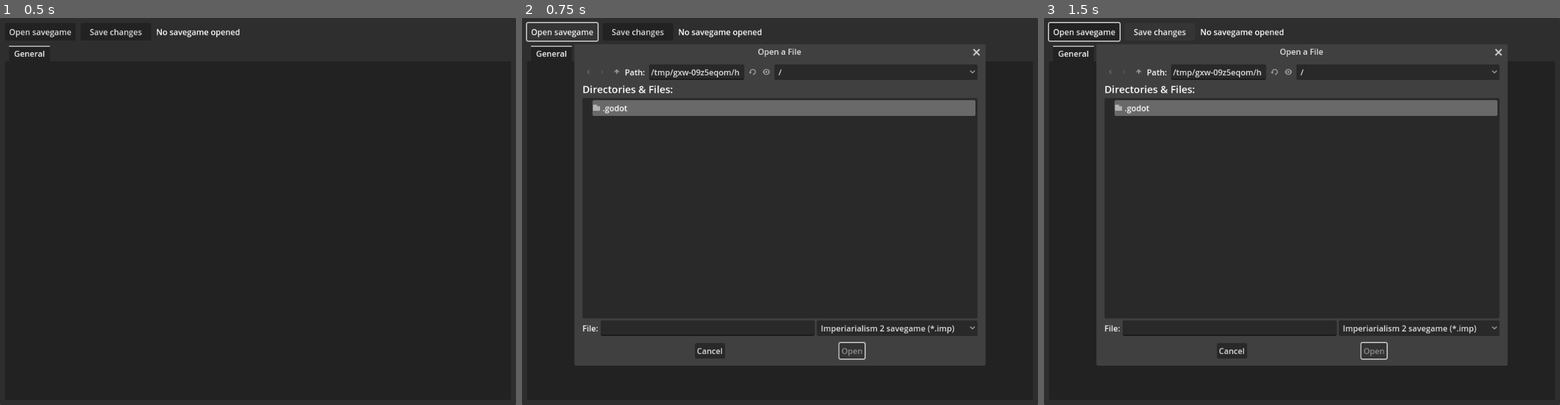
Above: before the commit, frames 1-3 (left to right).
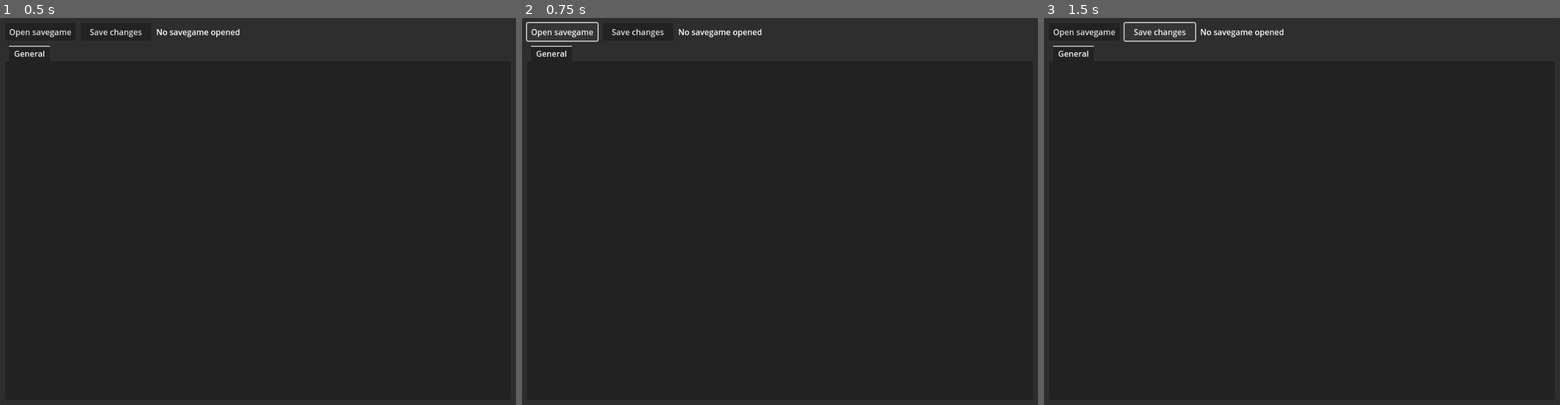
Above: after the commit, the same moments.

Repository: jjalexander/imperialism-2-savegame-editor
Game: Godot game, scene res://main.tscn
The game is run twice, just before and just after one commit, with the same random seed, the same clock (stepped at 60 frames per second) and the same inputs.
Inputs:
- Up to frame 1 (0.5 s): no input
- Up to frame 2 (0.75 s): click "Open savegame" at 0.5 s
- Up to frame 3 (1.5 s): click "Save changes" at 1.25 s

Frame 1 is identical in both runs. In frame 2, 17% of the frame differs, in the area x 10-90%, y 7-90%; in frame 3, 17%, in the area x 0-90%, y 1-90%.
Error after the commit: Parse Error: Could not find type "FileAccessWeb" in the current scope. (res://main.gd:19)

Commit message:
handle remote and local file operations

Diff:
--- a/main.gd
+++ b/main.gd
@@ -16,6 +16,7 @@
 
 var file_dialog_scene := preload("res://file_dialog.tscn")
 var file_dialog: FileDialog
+var file_access_web: FileAccessWeb
 
 var general_scene := preload("res://general_tab.tscn")
 
@@ -23,44 +24,75 @@
 	get_window().set_min_size(get_window().get_contents_minimum_size())
 
 func _on_save_changes_pressed() -> void:
-	var file := FileAccess.open("C:/Program Files (x86)/GOG Galaxy/Games/Imperialism II/Save/slotA.imp", FileAccess.WRITE)
-	file.store_buffer(SavegameData.raw_header)
-	file.store_buffer(SavegameData.raw_irrelevant1)
-	file.store_buffer(SavegameData.raw_savegame_name)
-	file.store_buffer(SavegameData.raw_irrelevant2)
-	file.store_buffer(SavegameData.raw_player_country_number)
-	file.store_buffer(SavegameData.raw_player_country_name)
-	file.store_buffer(SavegameData.raw_irrelevant3)
-	file.store_buffer(SavegameData.raw_country_names)
-	file.store_buffer(SavegameData.raw_irrelevant4)
-	file.store_buffer(SavegameData.raw_map_key_length)
-	file.store_buffer(SavegameData.raw_map_key)
+	if SavegameData.file_name == "":
+		return
+
+	var buffer := PackedByteArray()
+	buffer.append_array(SavegameData.raw_header)
+	buffer.append_array(SavegameData.raw_irrelevant1)
+	buffer.append_array(SavegameData.raw_savegame_name)
+	buffer.append_array(SavegameData.raw_irrelevant2)
+	buffer.append_array(SavegameData.raw_player_country_number)
+	buffer.append_array(SavegameData.raw_player_country_name)
+	buffer.append_array(SavegameData.raw_irrelevant3)
+	buffer.append_array(SavegameData.raw_country_names)
+	buffer.append_array(SavegameData.raw_irrelevant4)
+	buffer.append_array(SavegameData.raw_map_key_length)
+	buffer.append_array(SavegameData.raw_map_key)
 	for tile_data in SavegameData.raw_tile_data:
-		file.store_buffer(tile_data)
-	file.store_buffer(SavegameData.raw_irrelevant5)
+		buffer.append_array(tile_data)
+	buffer.append_array(SavegameData.raw_irrelevant5)
 	for city_data in SavegameData.raw_cities_data:
-		file.store_buffer(city_data)
-	file.store_buffer(SavegameData.raw_irrelevant6)
-	file.close()
+		buffer.append_array(city_data)
+	buffer.append_array(SavegameData.raw_irrelevant6)
+
+	if OS.get_name() != "Web":
+		if SavegameData.file_path == "":
+			pass
+
+		var backup_path := SavegameData.file_path + ".bak"
+		var backup_file := FileAccess.open(backup_path, FileAccess.WRITE)
+		var backup_buffer := FileAccess.get_file_as_bytes(SavegameData.file_path)
+		backup_file.store_buffer(backup_buffer)
+		backup_file.close()
+
+		var file := FileAccess.open(SavegameData.file_path, FileAccess.WRITE)
+		file.store_buffer(buffer)
+		file.close()
+	else:
+		JavaScriptBridge.download_buffer(buffer, SavegameData.file_name, "application/octet-stream")
+
 
 func _on_open_savegame_pressed() -> void:
-	file_dialog = file_dialog_scene.instantiate(PackedScene.GEN_EDIT_STATE_DISABLED)
-	file_dialog.set_current_dir("C:/Program Files (x86)/GOG Galaxy/Games/Imperialism II/Save")
-	file_dialog.connect("file_selected", _on_savegame_selected)
-	add_child(file_dialog)
+	if OS.get_name() != "Web":
+		file_dialog = file_dialog_scene.instantiate(PackedScene.GEN_EDIT_STATE_DISABLED)
+		file_dialog.connect("file_selected", _on_local_savegame_selected)
+		add_child(file_dialog)
+	else:
+		file_access_web = FileAccessWeb.new()
+		file_access_web.loaded.connect(_on_remote_savegame_selected)
+		file_access_web.open()
 
-func _on_savegame_selected(path: String) -> void:
+
+func _on_remote_savegame_selected(file_name: String, _type: String, base64_data: String) -> void:
+	var input := Marshalls.base64_to_raw(base64_data)
+	go_through_savegame(file_name, input)
+
+
+func _on_local_savegame_selected(path: String) -> void:
 	file_dialog.queue_free()
+	var input: PackedByteArray = FileAccess.get_file_as_bytes(path)
+	SavegameData.file_path = path
+	go_through_savegame(path.get_file(), input)
 
+
+func go_through_savegame(file_name: String, input: PackedByteArray) -> void:
 	clear_ui()
-
-	var input: PackedByteArray = FileAccess.get_file_as_bytes(path)
-
 	SavegameData.clear_data()
 
 	SavegameData.raw_header = get_pba_between(input, SavegameFormat.HEADER_START, SavegameFormat.HEADER_START + SavegameFormat.HEADER_LENGTH)
 	if SavegameData.raw_header.get_string_from_ascii() != SavegameFormat.HEADER:
-		%savegame_location.text = "Invalid file: %s" % [path]
+		%savegame_location.text = "Invalid file: %s" % [file_name]
 		SavegameData.clear_data()
 		return
 
@@ -80,7 +112,7 @@
 
 	var world_data_start := get_world_data_start(input)
 	if world_data_start == -1:
-		%savegame_location.text = "Invalid file: %s" % [path]
+		%savegame_location.text = "Invalid file: %s" % [file_name]
 		SavegameData.clear_data()
 		return
 	SavegameData.raw_irrelevant4 = get_pba_between(input, index, world_data_start)
@@ -100,10 +132,18 @@
 		index += SavegameFormat.CITY_DATA_LENGTH + city_name_length
 	SavegameData.raw_irrelevant6 = get_pba_between(input, index, input.size())
 
-	SavegameData.format_data()
+	var result := SavegameData.format_data()
 
-	%savegame_location.text = "{path} ({name})".format({"path": path, "name": SavegameData.raw_savegame_name.get_string_from_ascii()})
+	if not result:
+		%savegame_location.text = "Invalid file: %s" % [file_name]
+		SavegameData.clear_data()
+		return
+
+	SavegameData.file_name = file_name
+
+	%savegame_location.text = "Succesfully loaded: {file_name} ({name})".format({"file_name": file_name, "name": SavegameData.raw_savegame_name.get_string_from_ascii()})
 	%General.add_child(general_scene.instantiate(PackedScene.GEN_EDIT_STATE_DISABLED))
+
 
 func get_world_data_start(input: PackedByteArray) -> int:
 	var start_marker := SavegameFormat.WORLD_DATA_START_MARKER
@@ -115,8 +155,10 @@
 			break
 	return start_index + 19
 
+
 func get_pba_between(input: PackedByteArray, start: int, end: int) -> PackedByteArray:
 	return input.slice(start, end)
+
 
 func clear_ui() -> void:
 	%savegame_location.text = ""
--- a/project.godot
+++ b/project.godot
@@ -32,9 +32,14 @@
 
 [editor_plugins]
 
-enabled=PackedStringArray("res://addons/github_to_itch/plugin.cfg")
+enabled=PackedStringArray("res://addons/FileAccessWeb/plugin.cfg")
 
 [github_to_itch]
 
 config/itch_username="JJGamesStudio"
 config/itch_project_name="https://jjgamesstudio.itch.io/imperialism-2-savegame-editor"
+
+[rendering]
+
+renderer/rendering_method="gl_compatibility"
+renderer/rendering_method.mobile="gl_compatibility"
--- a/savegame_data.gd
+++ b/savegame_data.gd
@@ -21,7 +21,11 @@
 var raw_cities_data: Array[PackedByteArray]
 var raw_irrelevant6: PackedByteArray
 
-func format_data() -> void:
+var file_name := String()
+var file_path := String()
+
+func format_data() -> bool:
+	var result := true
 	savegame_name = raw_savegame_name.get_string_from_ascii()
 	player_country_number = raw_player_country_number[0]
 	player_country_name = raw_player_country_name.get_string_from_ascii()
@@ -32,6 +36,8 @@
 		country_names.append(raw_country_name.get_string_from_ascii().trim_prefix(" "))
 		index += 1 + name_length
 	map_key = raw_map_key.get_string_from_ascii()
+	return result
+
 
 func clear_data() -> void:
 	raw_header = PackedByteArray()
@@ -54,3 +60,6 @@
 	raw_irrelevant5 = PackedByteArray()
 	raw_cities_data = []
 	raw_irrelevant6 = PackedByteArray()
+
+	file_name = ""
+	file_path = ""
Not shown, added: export_presets.cfg
Not shown, changed: .gitignore
